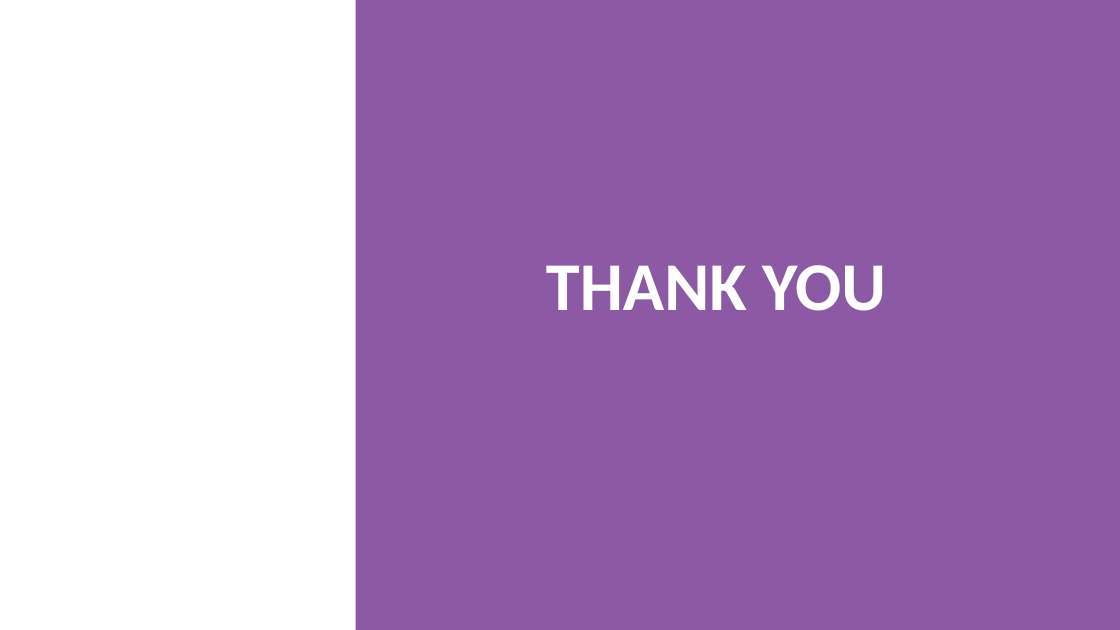
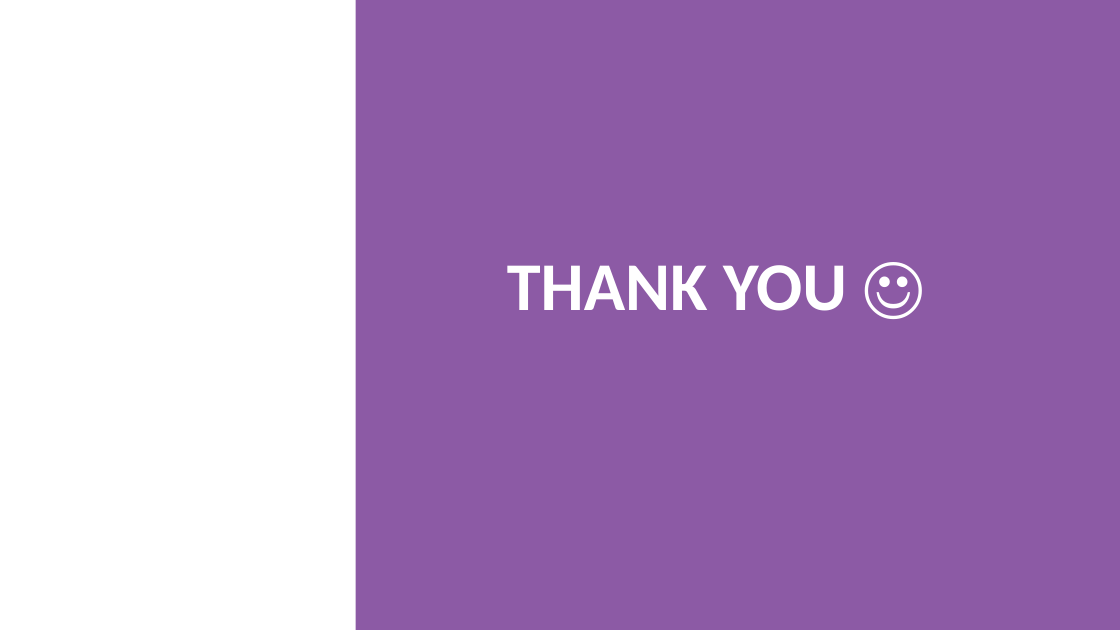
Before and after one commit to TeamAlpha01/Project, a slide deck: slide 13 of Demo PPT/IMS PPT.pptx (slide 12 before the commit). Drawn at 1120x630 pixels with LibreOffice and Linux fonts; fonts in the diff are those of the drawing; background and template pictures are left out. Boxes give left, top, right and bottom in pixels: in the first picture for what was removed or moved away, otherwise in the second. Text is boxed around its words. In the diff, an @@ line names an element or a change of style, - is before the commit and + after.

```diff
--- a/Demo PPT/IMS PPT.pptx
+++ b/Demo PPT/IMS PPT.pptx
@@ title at (507, 265, 847, 311): text changed @@
-THANK YOU
+THANK YOU ☺
```
Also in this commit, not shown: 3 other slides changed, 1 slide added.
